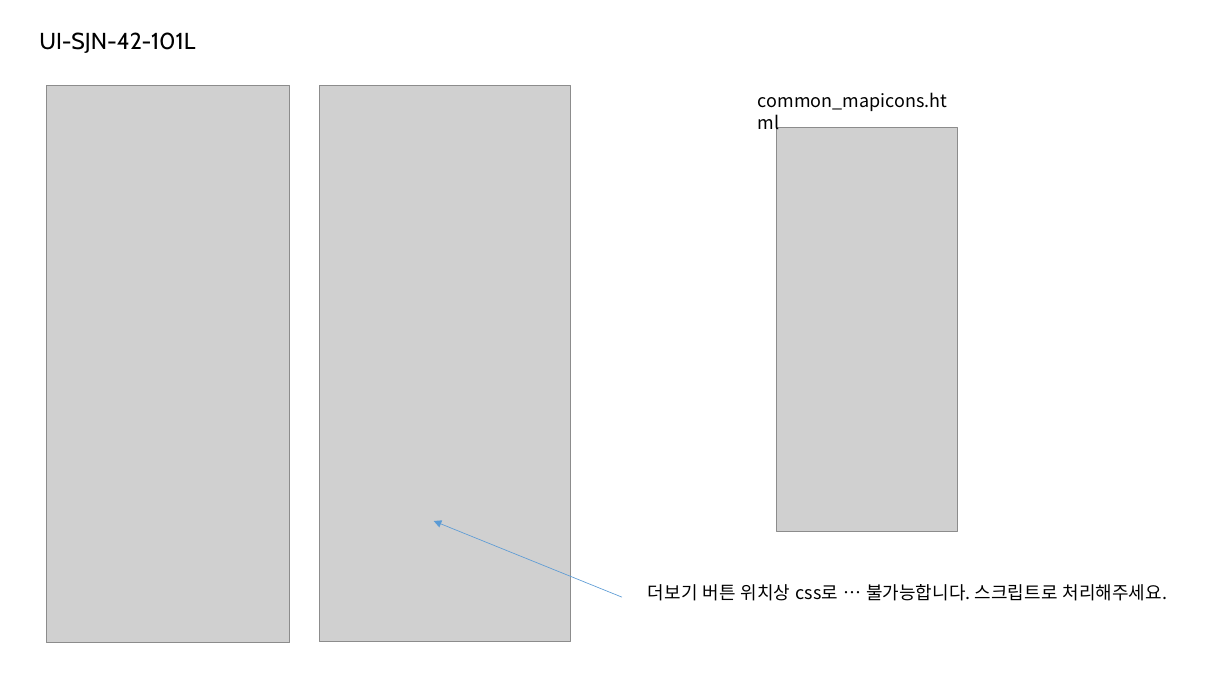
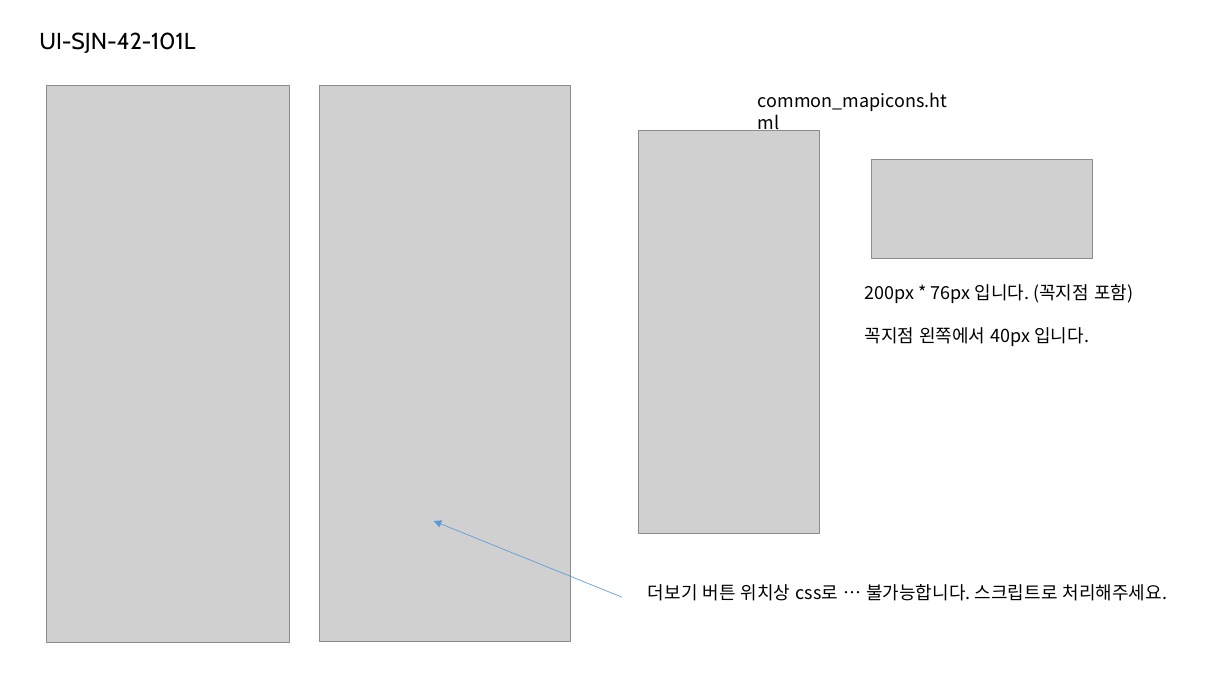
Before and after one commit to jeoungGyy/sejong, a slide deck: slide 2 of ppt/06-29.pptx. Drawn at 1232x693 pixels with LibreOffice and Linux fonts; fonts in the diff are those of the drawing; grey boxes stand for pictures. Boxes give left, top, right and bottom in pixels: in the first picture for what was removed or moved away, otherwise in the second. Text is boxed around its words. In the diff, an @@ line names an element or a change of style, - is before the commit and + after.

```diff
--- a/ppt/06-29.pptx
+++ b/ppt/06-29.pptx
@@ picture: place and size @@
-picture at <box>777,128,958,531</box>
+picture at <box>639,130,820,534</box>
@@ picture added at <box>872,159,1093,258</box> @@
@@ text added at <box>864,284,1133,346</box>, 14 pt, text #000000 @@
+200px * 76px 입니다. (꼭지점 포함)
+꼭지점 왼쪽에서 40px 입니다.
```
Also in this commit, not shown: 5 other files.
